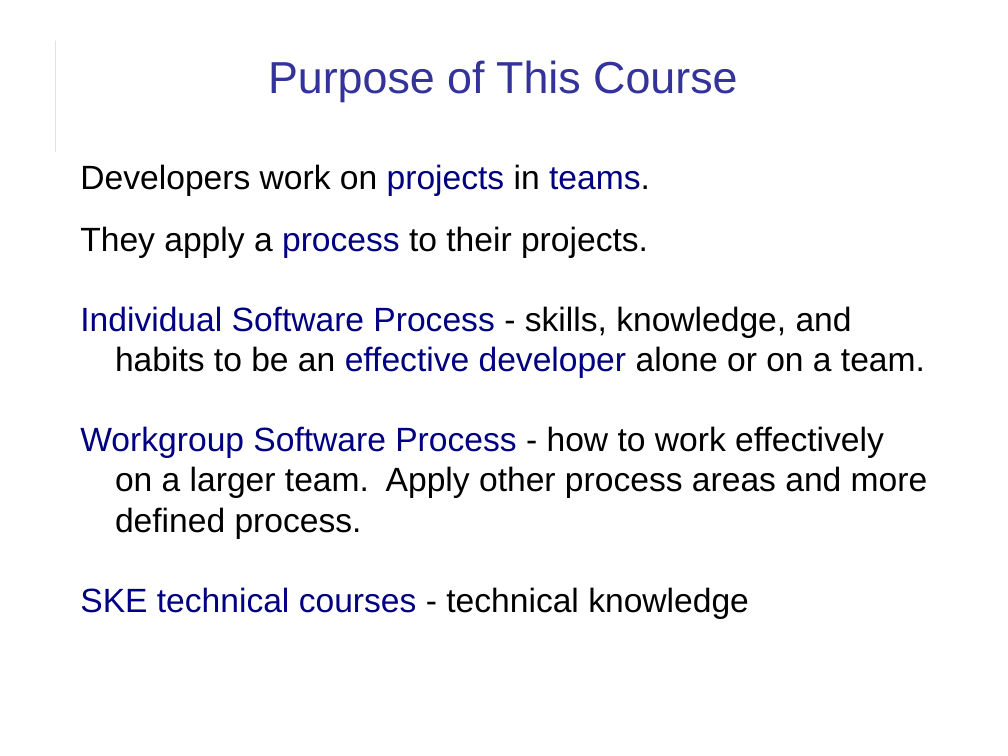
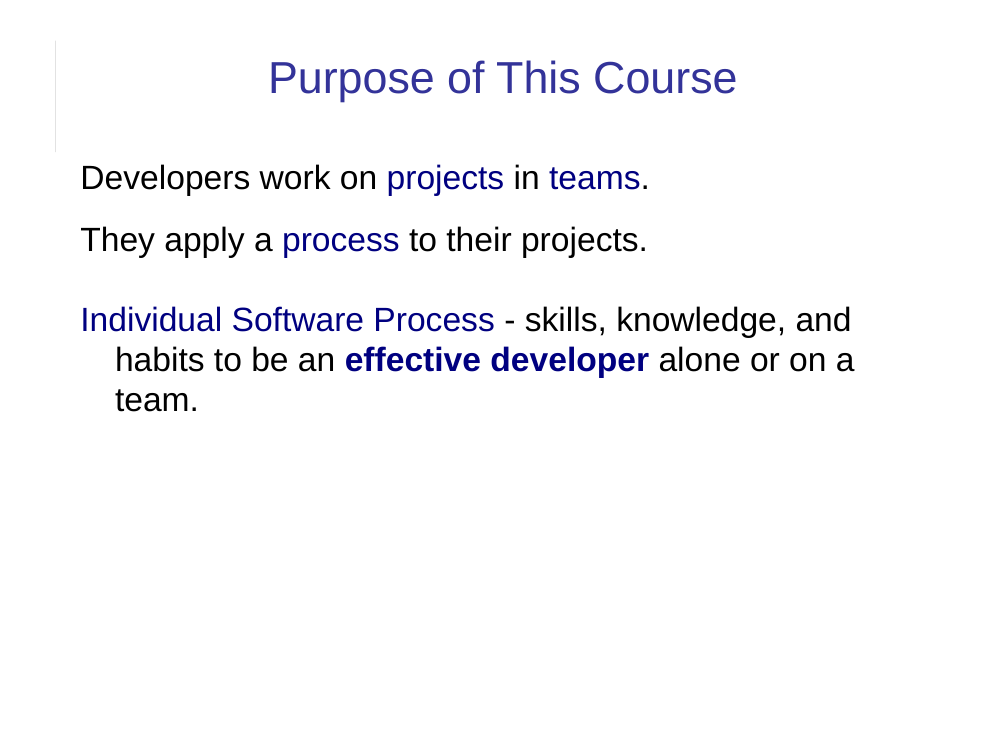
Before and after one commit to cpske/ISP, a slide deck: slide 3 of introduction/Introduction-to-Course.odp (slide 4 before the commit). Drawn at 1008x756 pixels with LibreOffice and Linux fonts; fonts in the diff are those of the drawing. Boxes give left, top, right and bottom in pixels: in the first picture for what was removed or moved away, otherwise in the second. Text is boxed around its words. In the diff, an @@ line names an element or a change of style, - is before the commit and + after.

Commit message:
update About and course intro

```diff
--- a/introduction/Introduction-to-Course.odp
+++ b/introduction/Introduction-to-Course.odp
@@ text at bbox=[80, 306, 855, 412]: bold on in "effective developer" @@
@@ text at bbox=[80, 426, 928, 619]: paragraphs removed @@
-Workgroup Software Process - how to work effectively on a larger team. Apply other process areas and more defined process.
-SKE technical courses - technical knowledge
```
Also in this commit, not shown: 5 other slides changed, 2 slides added, 1 slide removed, 6 other files.
